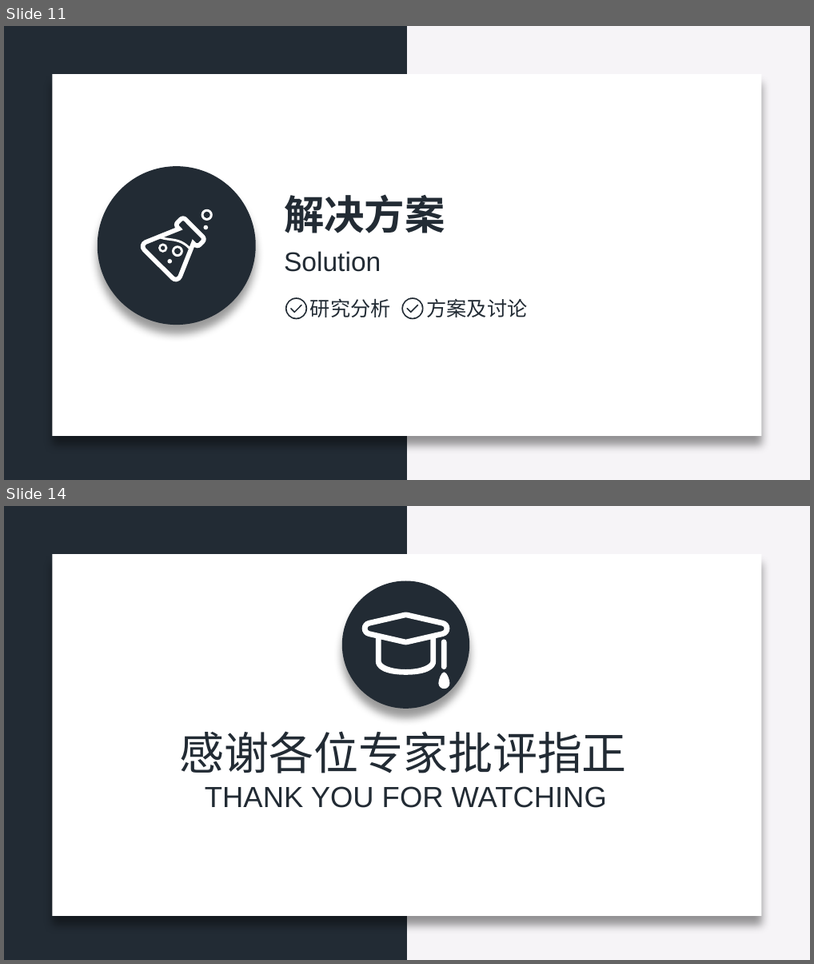
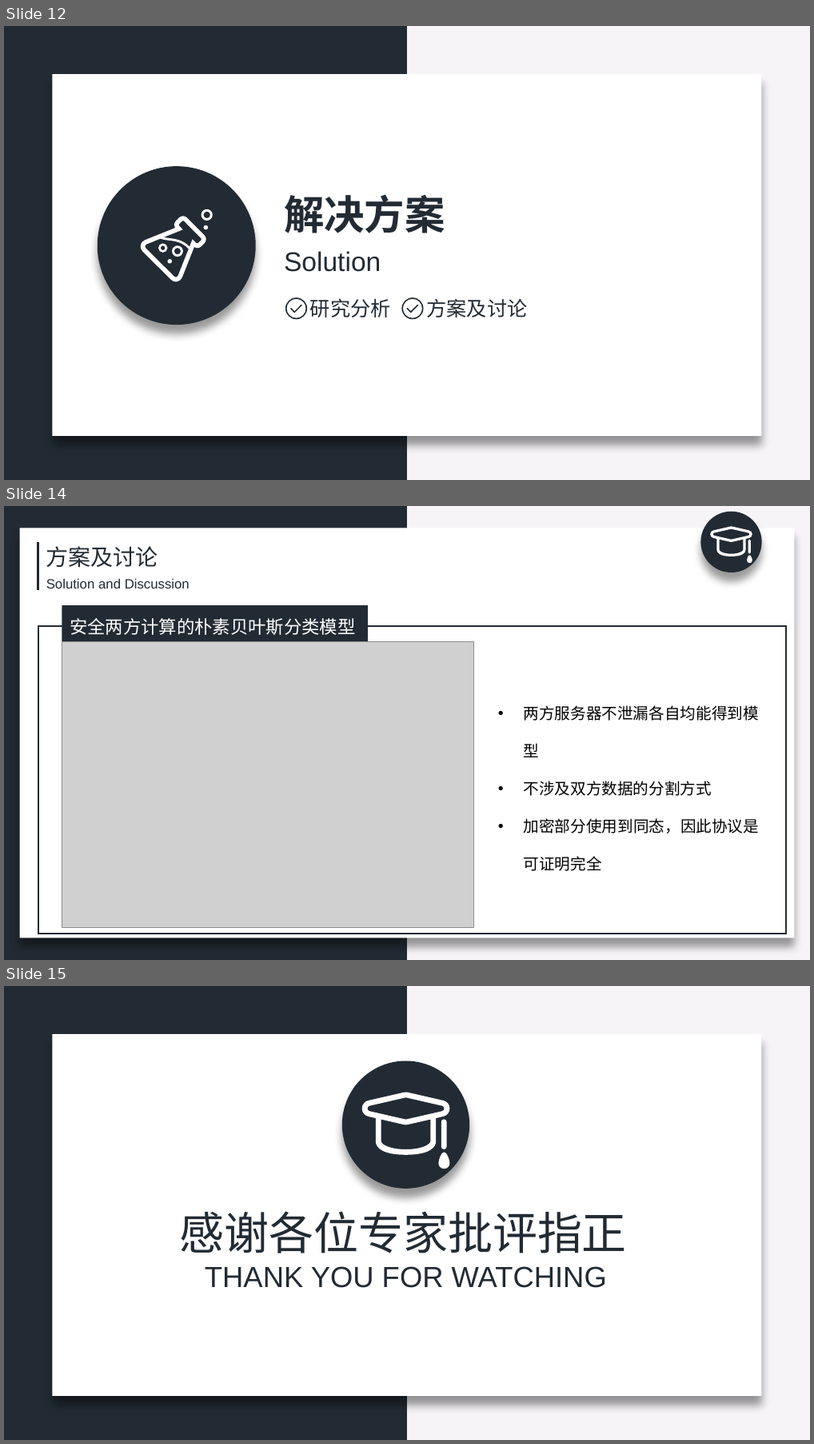
Before and after one commit to zeemeil/zeemeil.github.io, a slide deck: files/doctoral_dissertation_proposal.pptx. Shown one above the other, each under a label of ours: slides 11 and 14 before the commit, slides 12, 14 and 15 after it; the slides between them are not shown. The pictures are 814x964 and 814x1444 pixels, drawn with LibreOffice and Linux fonts; fonts in the diff are those of the drawing; grey boxes stand for pictures. Boxes give left, top, right and bottom in pixels: in the first picture for what was removed or moved away, otherwise in the second. Text is boxed around its words. In the diff, an @@ line names an element or a change of style, - is before the commit and + after.

```diff
--- a/files/doctoral_dissertation_proposal.pptx
+++ b/files/doctoral_dissertation_proposal.pptx
@@ slide 14 added at [4,506,810,960], background #F6F4F7; not listed: 1 template element that a slide beside it also shows @@
@@ rectangle added at [20,528,795,937], fill #FFFFFF @@
@@ line added from (38, 542) to (38, 591), #222B34 2.25 pt @@
@@ text added at [46,546,158,568], 20 pt, text #222B34 @@
+方案及讨论
@@ group added at [701,512,762,573]: 3 freeform shapes, 1 ellipse @@
@@ text added at [46,579,190,588], 12 pt, text #222B34 @@
+Solution and Discussion
@@ rectangle added at [62,605,368,641], fill #222B34, 16 pt, text #FFFFFF @@
+安全两方计算的朴素贝叶斯分类模型
@@ rectangle added at [38,626,787,933], outline #222B34 1.5 pt @@
@@ picture added at [62,641,474,927] @@
@@ text added at [523,705,759,871], 14 pt, text #000000 @@
+• 两方服务器不泄漏各自均能得到模型
+• 不涉及双方数据的分割方式
+• 加密部分使用到同态，因此协议是可证明完全
@@ what was slide 11 is now slide 12 @@
@@ what was slide 14 is now slide 15 @@
```
Also in this commit, not shown: 3 slides changed, 4 other slides added, 4 slides removed, 2 other files.
